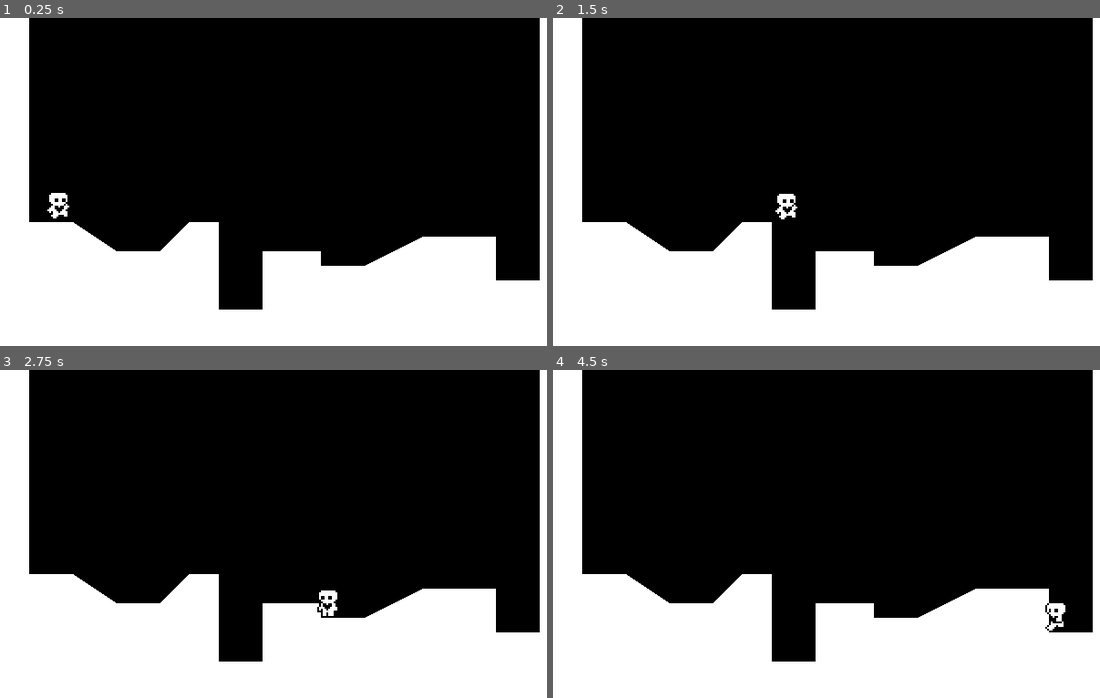
Above: before the commit, frames 1-4 (two rows, left to right).
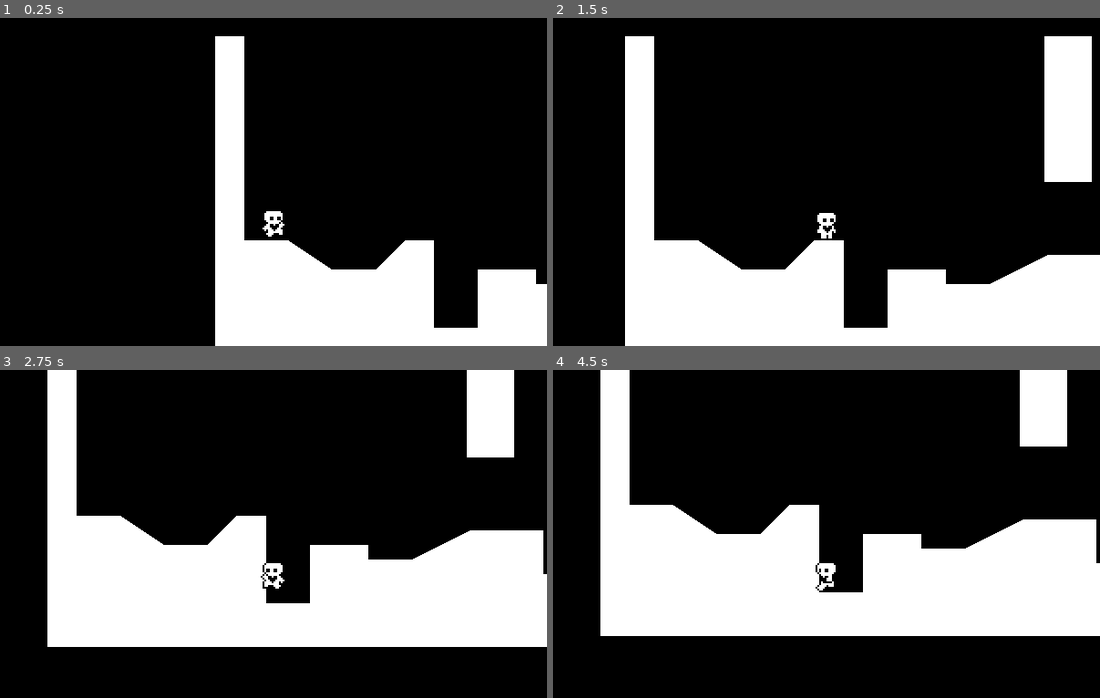
Above: after the commit, the same moments.

Repository: bbazziS2/Godot4Tuto
Game: Godot game, scene res://world.tscn
Two runs of this game, one before a commit and one after it. Both use one fixed random seed, a clock stepped at 60 frames per second and the inputs below.
Inputs:
- Up to frame 1 (0.25 s): no input
- Up to frame 2 (1.5 s): tap Enter (ui_accept) at 0.5, 0.6, 0.77, 1.07, 1.35 s; hold Right (ui_right) from 0.53 s (still down)
- Up to frame 3 (2.75 s): tap Enter (ui_accept) at 1.52, 1.82, 2.1 s; release Right (ui_right) at 2.03 s; hold Left (ui_left) from 2.03 s (still down)
- Up to frame 4 (4.5 s): release Left (ui_left) at 2.78 s; hold Right (ui_right) 2.78-4.28 s; tap Enter (ui_accept) at 2.85, 3.02, 3.32, 3.6, 3.77, 4.07, 4.35 s; hold Left (ui_left) from 4.28 s (still down)

The runs differ from the first frame. In frame 1, 27% of the frame differs, in the area x 0-100%, y 0-100%; in frame 2, 24%; in frame 3, 43%; in frame 4, 48%.

Commit message:
Heart Platformer P4 - Double Jump and Wall Jump

Diff:
--- a/Godot4/DefaultMovementData.tres
+++ b/Godot4/DefaultMovementData.tres
@@ -5,8 +5,9 @@
 [resource]
 script = ExtResource("1_e3qw0")
 speed = 100.0
-acceleration = 800.0
+acceleration = 1000.0
 friction = 1000.0
 jump_velocity = -250.0
 gravity_scale = 0.8
 air_resistence = 200.0
+air_acceleration = 400.0
--- a/Godot4/FastMovementData.tres
+++ b/Godot4/FastMovementData.tres
@@ -8,3 +8,6 @@
 acceleration = 1000.0
 friction = 1000.0
 jump_velocity = -350.0
+gravity_scale = 1.0
+air_resistence = 200.0
+air_acceleration = 800.0
--- a/Godot4/PlayerMovementData.gd
+++ b/Godot4/PlayerMovementData.gd
@@ -7,3 +7,4 @@
 @export var jump_velocity = -300.0
 @export var gravity_scale = 1.0
 @export var air_resistence = 200.0
+@export var air_acceleration = 400.0
--- a/Godot4/player.gd
+++ b/Godot4/player.gd
@@ -2,6 +2,8 @@
 
 @export var movement_data : PlayerMovementData
 
+var air_jump = false
+var just_wall_jumped = false
 var gravity = ProjectSettings.get_setting("physics/2d/default_gravity")
 
 @onready var animated_sprite_2d = $AnimatedSprite2D
@@ -9,9 +11,11 @@
 
 func _physics_process(delta):
 	apply_gravity(delta)
-	Handle_jump()
+	handle_wall_jump()
+	handle_jump()
 	var input_axis = Input.get_axis("ui_left", "ui_right")
 	handle_acceleration(input_axis, delta)
+	handle_air_acceleration(input_axis, delta)
 	apply_friction(input_axis, delta)
 	apply_air_resistence(input_axis, delta)
 	updeat_animations(input_axis)
@@ -20,14 +24,23 @@
 	var just_left_ledge = was_on_floor and not is_on_floor() and velocity.y >= 0
 	if just_left_ledge:
 		coyote_jump_timer.start()
-	if Input.is_action_just_pressed("ui_accept"):
-		movement_data = load("res://FastMovementData.tres")
+	just_wall_jumped = false
 
 func apply_gravity(delta):
 	if not is_on_floor():
 		velocity.y += gravity * movement_data.gravity_scale * delta
 
-func Handle_jump():
+func handle_wall_jump():
+	if not is_on_wall_only(): return
+	var wall_normal = get_wall_normal()
+	if Input.is_action_just_pressed("ui_up"):
+		velocity.x = wall_normal.x * movement_data.speed
+		velocity.y = movement_data.jump_velocity
+		just_wall_jumped = true
+
+func handle_jump():
+	if is_on_floor(): air_jump = true
+
 	if is_on_floor() or coyote_jump_timer.time_left > 0.0:
 		if Input.is_action_just_pressed("ui_up"):
 			velocity.y = movement_data.jump_velocity
@@ -35,9 +48,19 @@
 		if Input.is_action_just_released("ui_up") and velocity.y < movement_data.jump_velocity / 2:
 			velocity.y = movement_data.jump_velocity / 2
 
+		if Input.is_action_just_pressed("ui_up") and air_jump and not just_wall_jumped:
+			velocity.y = movement_data.jump_velocity * 0.8
+			air_jump = false
+
 func handle_acceleration(input_axis, delta):
+	if not is_on_floor(): return
 	if input_axis !=0:
 		velocity.x = move_toward(velocity.x, movement_data.speed * input_axis, movement_data.acceleration * delta)
+
+func handle_air_acceleration(input_axis, delta):
+	if is_on_floor(): return
+	if input_axis != 0:
+		velocity.x = move_toward(velocity.x, movement_data.speed * input_axis, movement_data.air_acceleration * delta)
 
 func apply_friction(input_axis, delta):
 	if input_axis == 0 and is_on_floor():
--- a/Godot4/player.tscn
+++ b/Godot4/player.tscn
@@ -99,3 +99,6 @@
 [node name="CoyoteJumpTimer" type="Timer" parent="."]
 wait_time = 0.15
 one_shot = true
+
+[node name="Camera2D" type="Camera2D" parent="."]
+position = Vector2(0, -32)
--- a/Godot4/world.tscn
+++ b/Godot4/world.tscn
@@ -1,7 +1,10 @@
-[gd_scene load_steps=3 format=3 uid="uid://djo2lwh8ynr3p"]
+[gd_scene load_steps=4 format=3 uid="uid://djo2lwh8ynr3p"]
 
 [ext_resource type="Script" path="res://world.gd" id="1_2d3s1"]
 [ext_resource type="PackedScene" uid="uid://bolpvq23xl3xy" path="res://player.tscn" id="1_whf6g"]
+
+[sub_resource type="RectangleShape2D" id="RectangleShape2D_n1pj0"]
+size = Vector2(26, 80)
 
 [node name="World" type="Node2D"]
 script = ExtResource("1_2d3s1")
@@ -15,3 +18,14 @@
 
 [node name="Player" parent="." instance=ExtResource("1_whf6g")]
 position = Vector2(32, 88)
+
+[node name="StaticBody2D2" type="StaticBody2D" parent="."]
+
+[node name="CollisionShape2D" type="CollisionShape2D" parent="StaticBody2D2"]
+position = Vector2(243, 40)
+shape = SubResource("RectangleShape2D_n1pj0")
+
+[node name="ColorRect" type="ColorRect" parent="StaticBody2D2"]
+offset_left = 230.0
+offset_right = 256.0
+offset_bottom = 80.0
